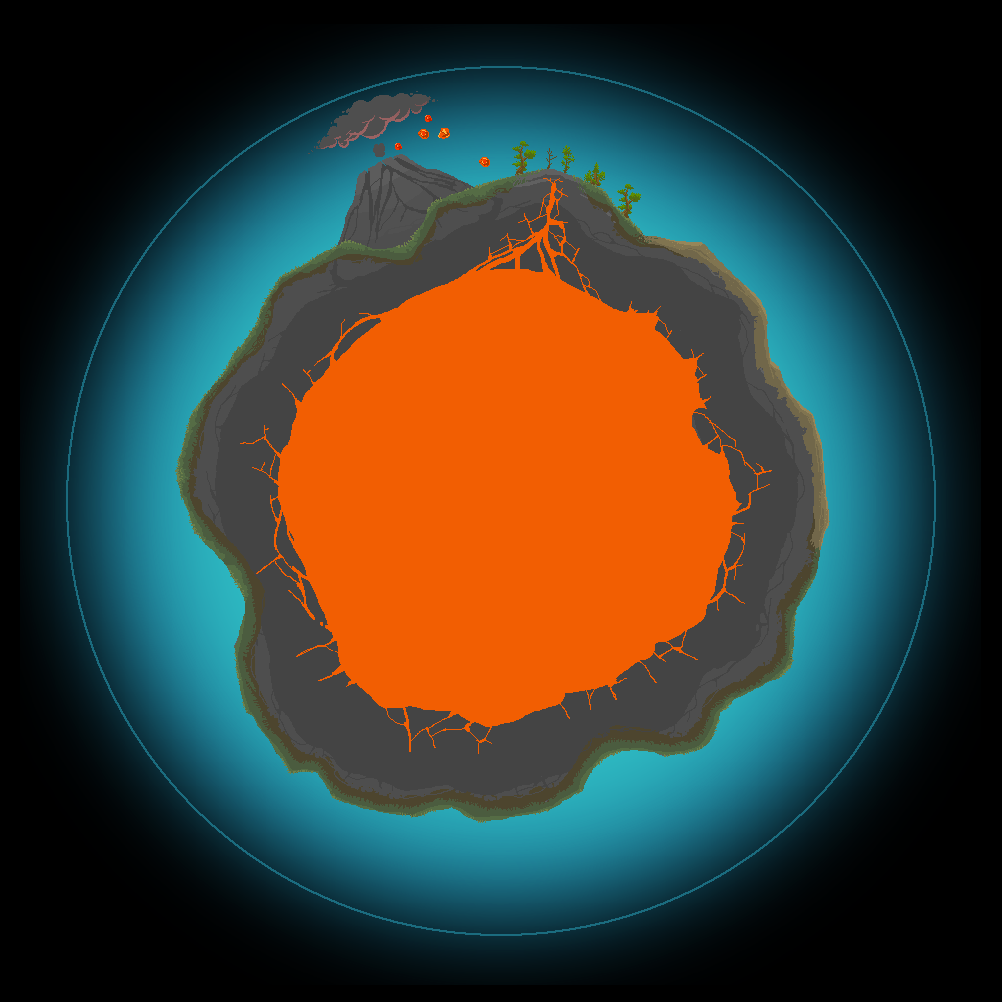
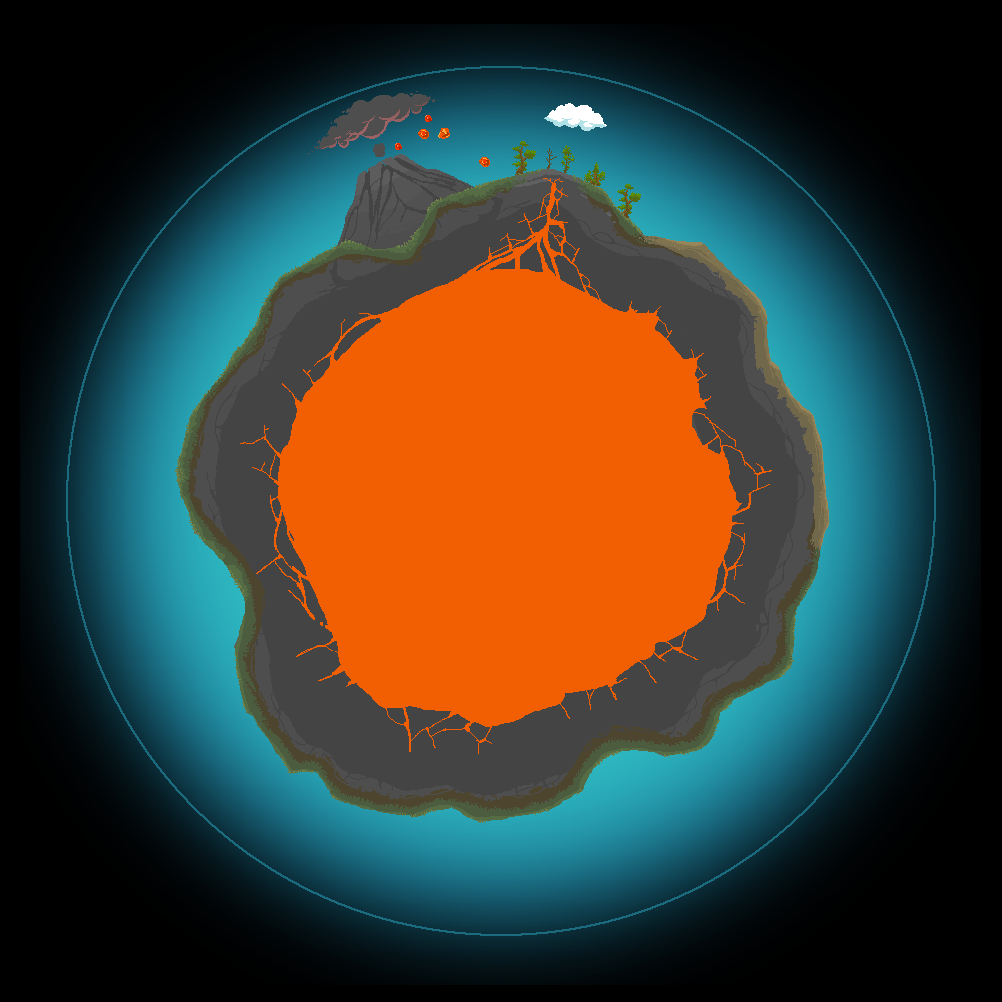
Layers edited between the first and the second 1002×1002 image:
painted on "Layer 33" over [544, 103, 607, 131]
